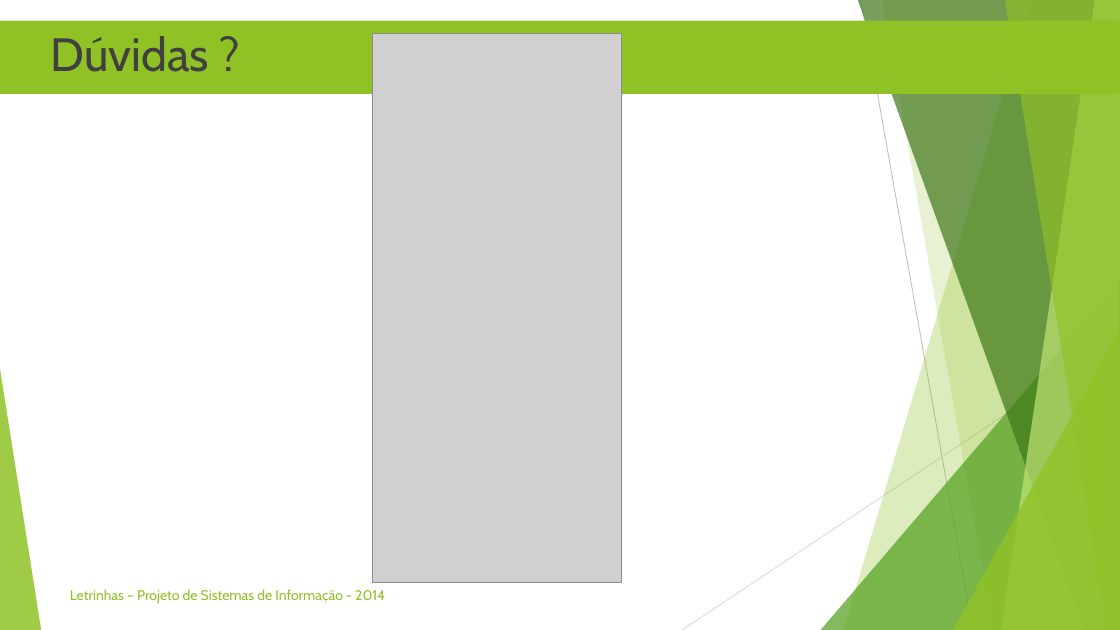
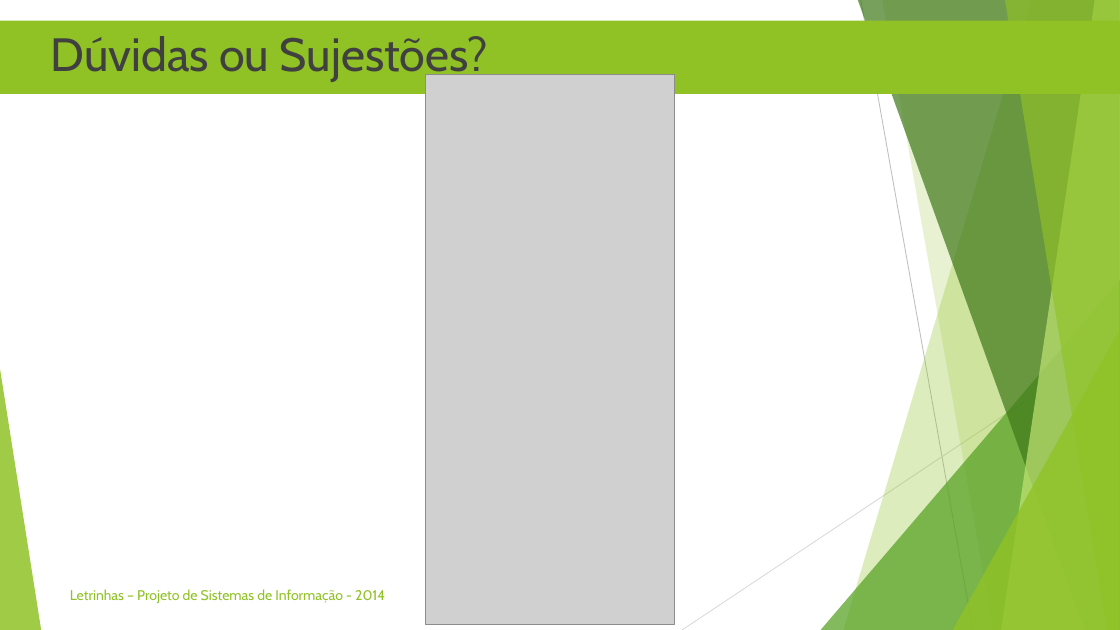
Before and after one commit to iptomar/letrinhas, a slide deck: slide 24 of ApresentacaoAula30-05.pptx. Drawn at 1120x630 pixels with LibreOffice and Linux fonts; fonts in the diff are those of the drawing; grey boxes stand for pictures. Boxes give left, top, right and bottom in pixels: in the first picture for what was removed or moved away, otherwise in the second. Text is boxed around its words. In the diff, an @@ line names an element or a change of style, - is before the commit and + after.

```diff
--- a/ApresentacaoAula30-05.pptx
+++ b/ApresentacaoAula30-05.pptx
@@ text in rectangle at box(50, 36, 488, 83): text changed @@
-▶ Dúvidas ?
+▶ Dúvidas ou Sujestões?
@@ picture: place and size @@
-picture at box(372, 34, 622, 583)
+picture at box(425, 75, 675, 624)
```
Also in this commit, not shown: 6 other slides changed.
